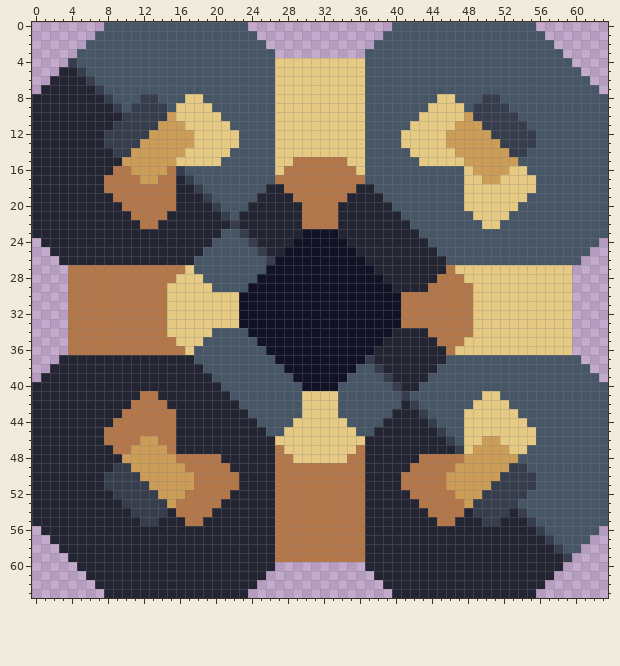
Two states of a pixel-art sprite, sprites/blocks/power/BIOMETRIC PULSOR/biotic-zlo-power-biometric-pulsor.png. This is how it looked before the edit.
The file is 64x64 pixels.
And afterwards:
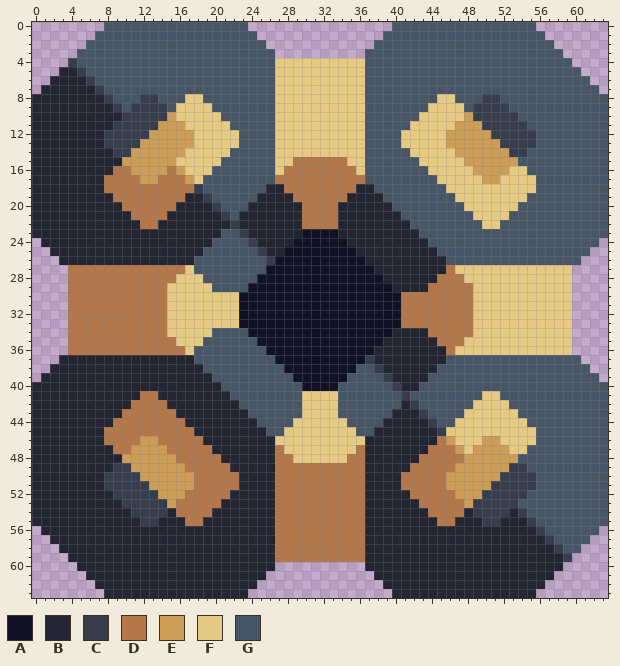
Palette (. is transparent): A #111226  B #242533  C #363d4d  D #b37749  E #cc9d56  F #e6ca83  G #475666
Change:
y 16: x 16..19 CGGG -> EFFF; x 44..47 GGGG -> FFFF
y 17: x 16..18 BCG -> DEF; x 45..47 GGG -> FFF
y 18: x 16..17 BB -> DD; x 46..47 GG -> FF
y 19: x 16 B -> D; x 47 G -> F
y 44: x 16 B -> D; x 47 G -> F
y 45: x 16..17 BB -> DD; x 46..47 GG -> FF
y 46: x 16..18 BBB -> DDD; x 45..47 BCG -> DEF
y 47: x 16..19 BBBB -> DDDD; x 44..47 BBBC -> DDDE
Changed places in both pictures, as pixel boxes (x1, y1, x2, y2):
changed: (176, 166, 212, 202)
changed: (428, 166, 464, 202)
changed: (176, 418, 212, 454)
changed: (428, 418, 464, 454)
